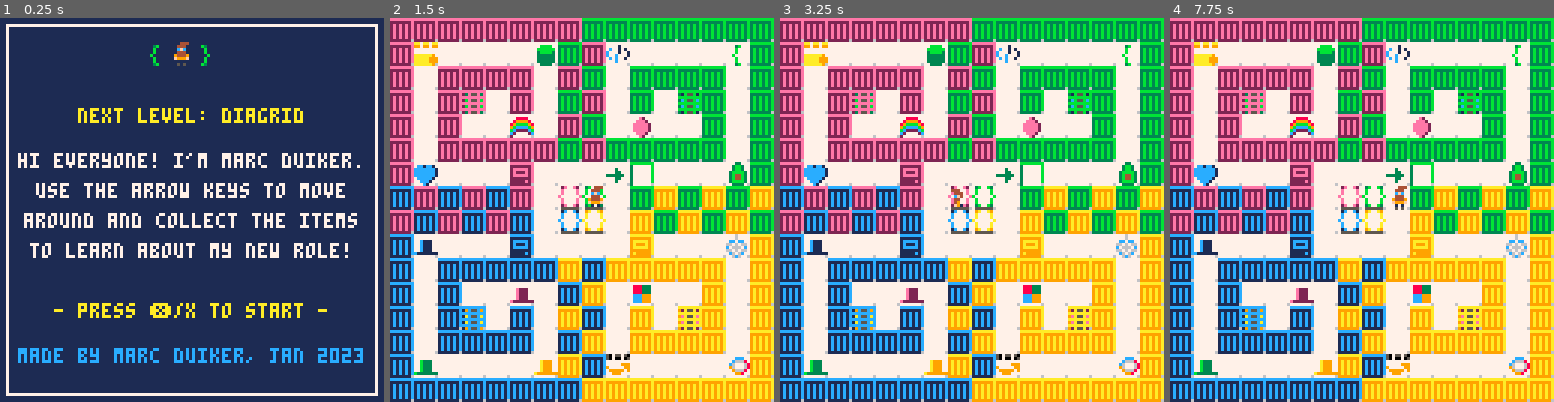
Above: before the commit, frames 1-4 (left to right).
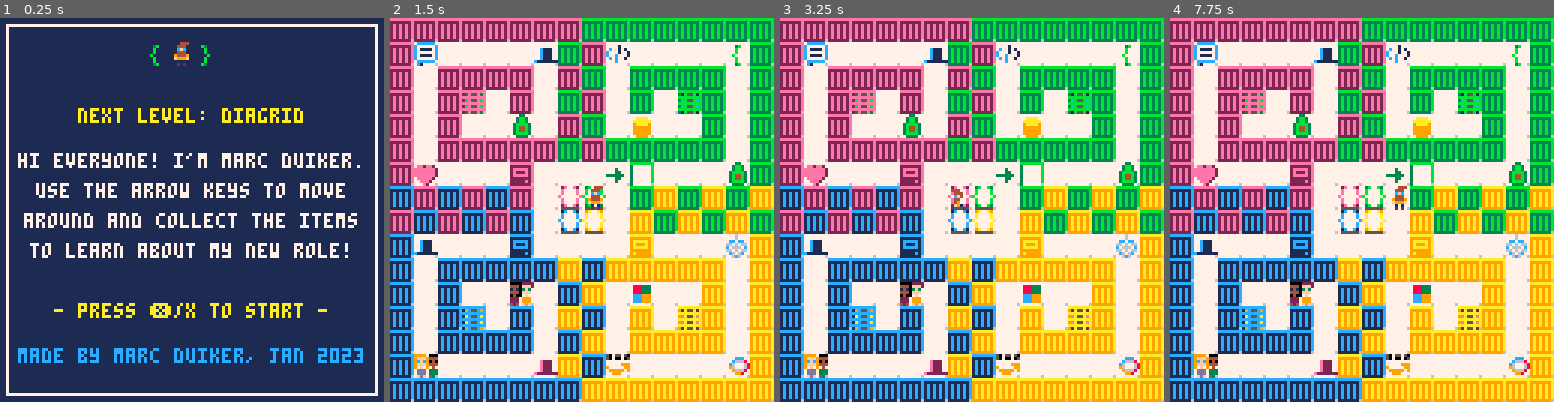
Above: after the commit, the same moments.

Repository: marcduiker/pico-8-games
Game: PICO-8 cartridge carts/diagrid/joiningdiagrid.p8
Two runs of this game, one before a commit and one after it. Both use one fixed random seed, a clock stepped at 60 frames per second and the inputs below.
Inputs:
- Up to frame 1 (0.25 s): no input
- Up to frame 2 (1.5 s): tap X (X key) at 0.33, 1.07 s; tap O (Z key) at 0.7 s
- Up to frame 3 (3.25 s): hold Right 1.6-2.1 s; tap O (Z key) every 0.4 s from 1.7 to 2.9 s; tap X (X key) at 1.85, 2.97 s; hold Up 2.15-2.42 s; hold Right 2.47-3.03 s; hold Left from 3.08 s (still down)
- Up to frame 4 (7.75 s): tap O (Z key) every 0.4 s from 3.3 to 7.7 s; release Left at 3.58 s; hold Down 3.63-3.97 s; hold Right 4.02-4.68 s; tap X (X key) every 1.12 s from 4.08 to 7.43 s; hold Up 4.73-5.03 s; hold Left 5.08-5.68 s; hold Down 5.73-6.03 s; hold Right 6.08-6.58 s; hold Right 6.63-7.13 s; hold Up 7.18-7.45 s; hold Right from 7.5 s (still down)

The runs differ from the first frame. In frame 1, less than 0.1% of the frame differs, in the area x 46-49%, y 11-13%; in frame 2, 2.1%, in the area x 6-68%, y 6-94%; in frame 3, 2.1%; in frame 4, 2.1%.

Commit message:
Update tiles

Diff:
--- a/carts/diagrid/joiningdiagrid.p8
+++ b/carts/diagrid/joiningdiagrid.p8
@@ -544,24 +544,24 @@
 
 
 __gff__
-0000000000000000020202020202020204040404010101010202020000000000000000000000000002020202000000000101010100000000020202020202000000000000000000050000000505040000000000000000000000000005050400000000000000000000000000050504000000000000000000000000000505040000
+0000000000000000020202020202020204040404010101010202020200000000000000000000000002020202020202020101010100000000020202020202000000000000000000050000000505040000000000000000000000000005050400000000000000000000000000050504000000000000000000000000000505040000
 0000000000000000000000000000000000000000000000000000000000000000000000000000000000000000000000000000000000000000000000000000000000000000000000000000000000000000000000000000000000000000000000000000000000000000000000000000000000000000000000000000000000000000
 __map__
 3333333333333333313131313131313100000000000000000000000000000000000000000000000000000000000000000000000000000000000000000000000000000000000000000000000000000000000000000000000000000000000000000000000000000000000000000000000000000000000000000000000000000000
-330f3f3f3f3f0d31330c3f3f3f3f193100000000000000000000000000000000000000000000000000000000000000000000000000000000000000000000000000000000000000000000000000000000000000000000000000000000000000000000000000000000000000000000000000000000000000000000000000000000
+331b3f3f3f3f0831330c3f3f3f3f193100000000000000000000000000000000000000000000000000000000000000000000000000000000000000000000000000000000000000000000000000000000000000000000000000000000000000000000000000000000000000000000000000000000000000000000000000000000
 333f333333333f33313f313131313f3100000000000000000000000000000000000000000000000000000000000000000000000000000000000000000000000000000000000000000000000000000000000000000000000000000000000000000000000000000000000000000000000000000000000000000000000000000000
 333f33793f333f31333f313f59313f3100000000000000000000000000000000000000000000000000000000000000000000000000000000000000000000000000000000000000000000000000000000000000000000000000000000000000000000000000000000000000000000000000000000000000000000000000000000
-333f333f3f1a3f33313f0e3f3f313f3100000000000000000000000000000000000000000000000000000000000000000000000000000000000000000000000000000000000000000000000000000000000000000000000000000000000000000000000000000000000000000000000000000000000000000000000000000000
+333f333f3f183f33313f0f3f3f313f3100000000000000000000000000000000000000000000000000000000000000000000000000000000000000000000000000000000000000000000000000000000000000000000000000000000000000000000000000000000000000000000000000000000000000000000000000000000
 333f3333333333313331313131313f3100000000000000000000000000000000000000000000000000000000000000000000000000000000000000000000000000000000000000000000000000000000000000000000000000000000000000000000000000000000000000000000000000000000000000000000000000000000
-33383f3f3f173f3f3f25213f3f3f183100000000000000000000000000000000000000000000000000000000000000000000000000000000000000000000000000000000000000000000000000000000000000000000000000000000000000000000000000000000000000000000000000000000000000000000000000000000
+333b3f3f3f173f3f3f25213f3f3f183100000000000000000000000000000000000000000000000000000000000000000000000000000000000000000000000000000000000000000000000000000000000000000000000000000000000000000000000000000000000000000000000000000000000000000000000000000000
 3033303330333f1f1d3f31323132313200000000000000000000000000000000000000000000000000000000000000000000000000000000000000000000000000000000000000000000000000000000000000000000000000000000000000000000000000000000000000000000000000000000000000000000000000000000
 3330333033303f1c1e3f32313231323100000000000000000000000000000000000000000000000000000000000000000000000000000000000000000000000000000000000000000000000000000000000000000000000000000000000000000000000000000000000000000000000000000000000000000000000000000000
 30083f3f3f143f3f3f3f163f3f3f2b3200000000000000000000000000000000000000000000000000000000000000000000000000000000000000000000000000000000000000000000000000000000000000000000000000000000000000000000000000000000000000000000000000000000000000000000000000000000
 303f3030303030323032323232323f3200000000000000000000000000000000000000000000000000000000000000000000000000000000000000000000000000000000000000000000000000000000000000000000000000000000000000000000000000000000000000000000000000000000000000000000000000000000
-303f303f3f0b3f30323f283f3f323f3200000000000000000000000000000000000000000000000000000000000000000000000000000000000000000000000000000000000000000000000000000000000000000000000000000000000000000000000000000000000000000000000000000000000000000000000000000000
+303f303f3f2d3f30323f283f3f323f3200000000000000000000000000000000000000000000000000000000000000000000000000000000000000000000000000000000000000000000000000000000000000000000000000000000000000000000000000000000000000000000000000000000000000000000000000000000
 303f30493f303f32303f323f69323f3200000000000000000000000000000000000000000000000000000000000000000000000000000000000000000000000000000000000000000000000000000000000000000000000000000000000000000000000000000000000000000000000000000000000000000000000000000000
 303f303030303f30323f323232323f3200000000000000000000000000000000000000000000000000000000000000000000000000000000000000000000000000000000000000000000000000000000000000000000000000000000000000000000000000000000000000000000000000000000000000000000000000000000
-30093f3f3f3f0a3230293f3f3f3f2a3200000000000000000000000000000000000000000000000000000000000000000000000000000000000000000000000000000000000000000000000000000000000000000000000000000000000000000000000000000000000000000000000000000000000000000000000000000000
+302c3f3f3f3f0b3230293f3f3f3f2a3200000000000000000000000000000000000000000000000000000000000000000000000000000000000000000000000000000000000000000000000000000000000000000000000000000000000000000000000000000000000000000000000000000000000000000000000000000000
 3030303030303030323232323232323200000000000000000000000000000000000000000000000000000000000000000000000000000000000000000000000000000000000000000000000000000000000000000000000000000000000000000000000000000000000000000000000000000000000000000000000000000000
 
 
Not shown, changed: 24 lines of the sprite sheet (__gfx__) section of carts/diagrid/joiningdiagrid.p8
